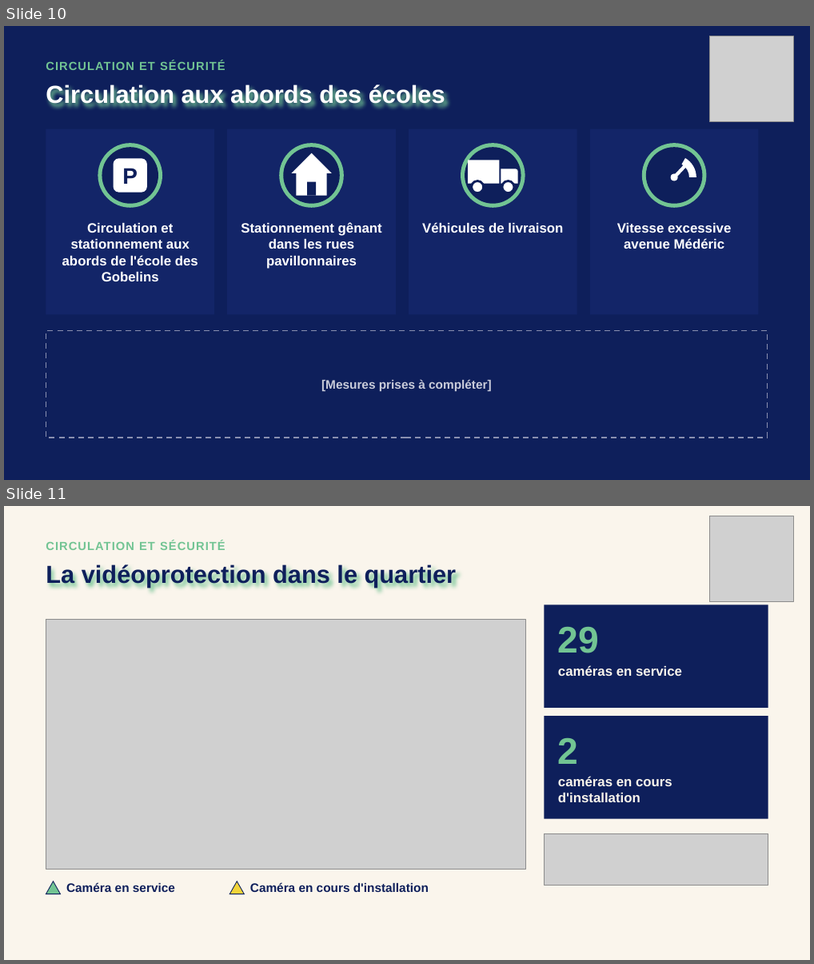
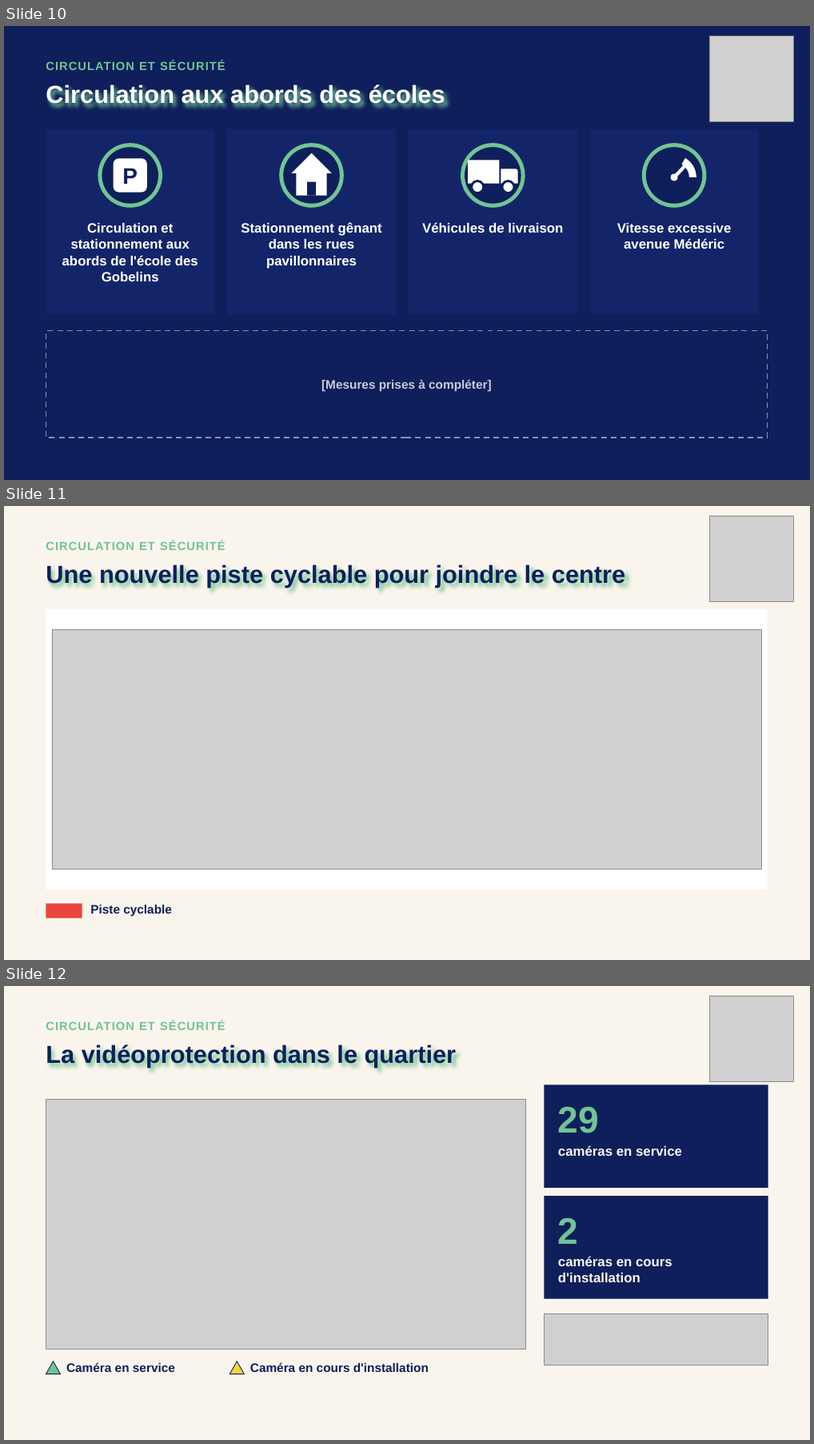
Before and after one commit to benjaminboussemart74-design/Operation_robespierre, a slide deck: reunion_richardets_2026-10-14/PPT_Richardets_V1.pptx. Shown one above the other, each under a label of ours: slides 10 and 11 before the commit, slides 10, 11 and 12 after it. The pictures are 814x964 and 814x1444 pixels, drawn with LibreOffice and Linux fonts; fonts in the diff are those of the drawing; grey boxes stand for pictures. Boxes give left, top, right and bottom in pixels: in the first picture for what was removed or moved away, otherwise in the second. Text is boxed around its words. In the diff, an @@ line names an element or a change of style, - is before the commit and + after.

```diff
--- a/reunion_richardets_2026-10-14/PPT_Richardets_V1.pptx
+++ b/reunion_richardets_2026-10-14/PPT_Richardets_V1.pptx
@@ slide 11 added at [4, 506, 810, 960], background #FAF5EC @@
@@ picture added at [710, 516, 794, 601] @@
@@ text added at [46, 540, 226, 550], 21 pt, text #72C493, bold @@
+CIRCULATION ET SÉCURITÉ
@@ text added at [46, 563, 626, 587], 44 pt, text #0E1F5B, bold @@
+Une nouvelle piste cyclable pour joindre le centre
@@ rectangle added at [46, 609, 768, 889], fill #FFFFFF @@
@@ picture added at [52, 629, 762, 869] @@
@@ rectangle added at [46, 903, 82, 918], fill #E8473F @@
@@ text added at [90, 904, 172, 916], 22 pt, text #0E1F5B, bold @@
+Piste cyclable
@@ what was slide 11 is now slide 12 @@
```
Also in this commit, not shown: 2 other files.
